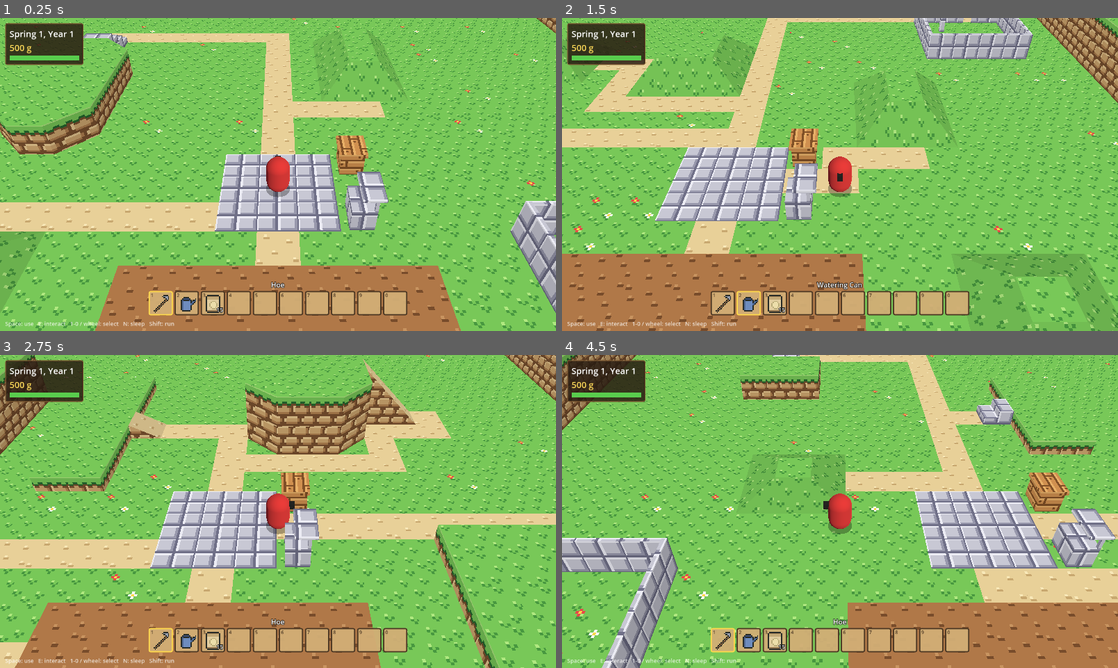
Above: before the commit, frames 1-4 (two rows, left to right).
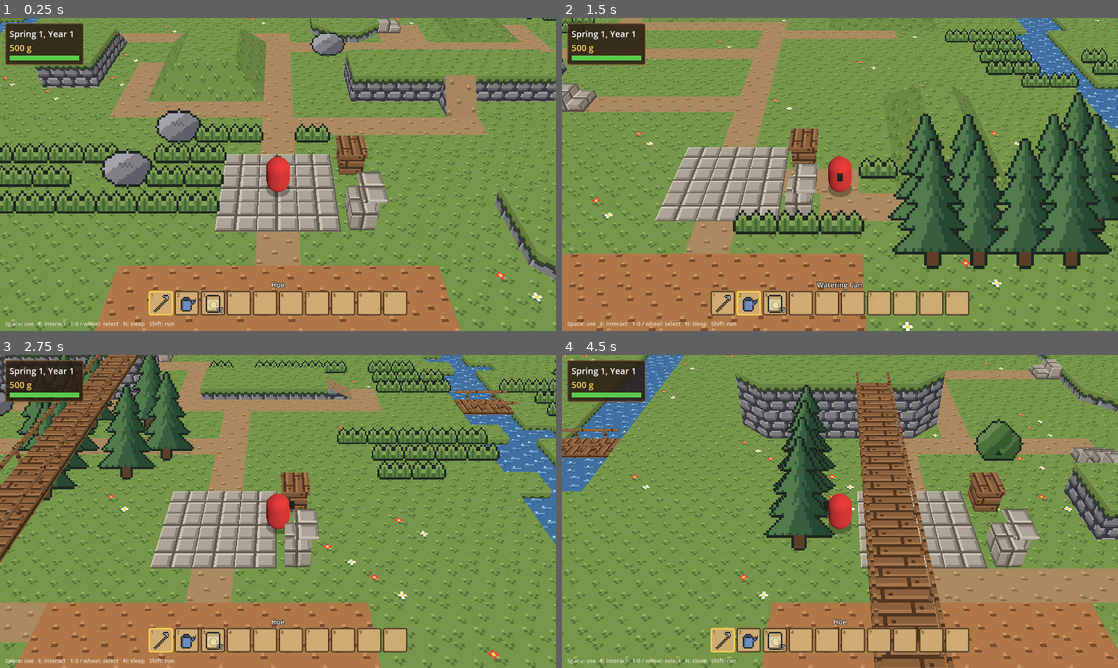
Above: after the commit, the same moments.

Repository: grimechristopher/procedural-game
Game: Godot game, scene res://scenes/main.tscn
Two runs of this game, one before a commit and one after it. Both use one fixed random seed, a clock stepped at 60 frames per second and the inputs below.
Inputs (mouse positions are in pixels of both pictures, inside the frame that each line leads up to):
- Up to frame 1 (0.25 s): no input
- Up to frame 2 (1.5 s): tap Enter at 0.5 s; move the mouse to (962, 158) at 0.52 s; hold D (move_right) 0.53-1.28 s; hold R (regenerate) 0.53-1.28 s; click (962, 158) at 0.67 s; move the mouse to (728, 190) at 1.27 s; hold S (move_down) from 1.28 s (still down); tap Mouse wheel down (hotbar_next) at 1.35 s
- Up to frame 3 (2.75 s): tap R (regenerate) at 1.55, 2.3 s; move the mouse to (333, 442) at 2.02 s; release S (move_down) at 2.03 s; hold D (move_right) from 2.03 s (still down); hold Mouse wheel up (hotbar_prev) from 2.03 s (still down)
- Up to frame 4 (4.5 s): move the mouse to (812, 574) at 2.77 s; release D (move_right) at 2.78 s; release Mouse wheel up (hotbar_prev) at 2.78 s; hold W (move_up) 2.78-3.53 s; tap E (interact) at 2.85 s; click (812, 574) at 2.92 s; tap R (regenerate) at 3.05 s; move the mouse to (1006, 558) at 3.52 s; hold R (regenerate) 3.53-4.28 s; hold A (move_left) from 3.53 s (still down); move the mouse to (673, 464) at 4.27 s; tap Shift (run) at 4.35 s

The runs differ from the first frame. In frame 1, 84% of the frame differs, in the area x 0-100%, y 0-100%; in frame 2, 82%; in frame 3, 84%; in frame 4, 88%.

Commit message:
Concept art phase 1: muted palette, river and waterfall, forests, tall grass
- Palette moves toward the concept art: olive grass, grey rock cliffs,
  brown dirt paths, warmer paving and darker wood.
- A two-wide river runs north to south away from the farm, entering
  through a waterfall in the north wall, with two plank bridges. Water
  sits a quarter block down and scrolls via a world-space shader; the
  waterfall streaks fall.
- Props drawn as sprites leaned back to face the fixed camera: pine
  trees (forest clumps, mostly near the walls), boulders, bushes, and
  walk-through tall grass. Solid props are only kept if all previously
  reachable ground stays reachable.
- Map grows to 36x36 with 16 platforms to make room.
- tools/make_props.py draws props.png and water.png; documentation/ is
  hidden from Godot's importer.

Co-Authored-By: Claude Opus 5.5 <noreply@anthropic.com>
Claude-Session: https://claude.ai/code/session_01QBAyNdiLYtBbpQzeaWaTYf

Diff:
--- /dev/null
+++ b/assets/water.gdshader
@@ -0,0 +1,30 @@
+// Pixel-art water from assets/water.png (left half: surface, right half:
+// falling water), mapped in world space so it flows across cells: surfaces
+// drift south, vertical faces fall.
+shader_type spatial;
+render_mode unshaded;
+
+uniform sampler2D water : source_color, filter_nearest;
+
+varying vec3 world_pos;
+varying vec3 world_normal;
+
+void vertex() {
+	world_pos = (MODEL_MATRIX * vec4(VERTEX, 1.0)).xyz;
+	world_normal = normalize((MODEL_MATRIX * vec4(NORMAL, 0.0)).xyz);
+}
+
+void fragment() {
+	vec2 uv;
+	float shade = 1.0;
+	if (world_normal.y > 0.5) {
+		vec2 cell = fract(vec2(world_pos.x, world_pos.z - TIME * 0.4));
+		uv = vec2(cell.x * 0.5, cell.y);
+	} else {
+		float along = abs(world_normal.x) > 0.5 ? world_pos.z : world_pos.x;
+		vec2 cell = fract(vec2(along, -world_pos.y - TIME * 1.5));
+		uv = vec2(0.5 + cell.x * 0.5, cell.y);
+		shade = 0.9;
+	}
+	ALBEDO = texture(water, uv).rgb * shade;
+}
--- a/scripts/world.gd
+++ b/scripts/world.gd
@@ -42,7 +42,19 @@
 	# Farming: ground you can till, its tilled and watered states, and the
 	# solid objects you trade with.
 	FARMLAND, TILLED, TILLED_WET, SHIPPING_BIN, SHOP_STALL,
+	# Water sits a quarter block below the ground. A water bridge is a plank
+	# deck at ground level over water; a waterfall is a solid block of water.
+	WATER, WATER_BRIDGE, WATERFALL,
+	# Props: sprites leaned back to face the fixed camera. All solid except
+	# tall grass, which you walk through.
+	TREE, SNOW_TREE, BOULDER, BUSH, TALL_GRASS,
 }
+
+## Prop tiles, in the order of their sprites in assets/props.png.
+const PROP_SPRITES := [Tile.TREE, Tile.SNOW_TREE, Tile.BOULDER, Tile.BUSH, Tile.TALL_GRASS]
+const PROP_SPRITE_SIZE := Vector2i(32, 48)
+## Props lean back by the camera's pitch so they face it square on.
+const PROP_LEAN_DEGREES := 40.0
 
 ## Gameplay tags per tile. Systems like farming ask what a cell is tagged
 ## with (cell_tags / has_tag) rather than checking for particular tiles.
@@ -52,6 +64,9 @@
 	Tile.TILLED_WET: [&"tilled", &"watered"],
 	Tile.SHIPPING_BIN: [&"shipping_bin"],
 	Tile.SHOP_STALL: [&"shop"],
+	Tile.WATER: [&"water"],
+	Tile.WATERFALL: [&"water"],
+	Tile.TALL_GRASS: [&"tall_grass"],
 }
 
 ## Tiles in assets/tileset.png (see tools/make_tileset.py), left to right,
@@ -62,6 +77,9 @@
 
 const TILESET := preload("res://assets/tileset.png")
 const BLOCK_SHADER := preload("res://assets/block.gdshader")
+const WATER_SHADER := preload("res://assets/water.gdshader")
+const WATER_TEXTURE := preload("res://assets/water.png")
+const PROPS_TEXTURE := preload("res://assets/props.png")
 
 const GROUND_LAYER := -1
 const TOP_LAYER := 3
@@ -71,9 +89,9 @@
 const EPS := 0.001
 const NO_MOVE := -999
 
-@export var map_size := Vector2i(28, 28)
-@export var platform_count := 10
-@export var bridge_count := 3
+@export var map_size := Vector2i(36, 36)
+@export var platform_count := 16
+@export var bridge_count := 4
 @export var map_seed := 1
 
 var spawn_cell := Vector2i.ZERO
@@ -109,6 +127,7 @@
 	var towers: Array[Rect2i] = []
 	var approaches: Array[Vector2i] = []
 	_place_farm(reserved, approaches)
+	_place_river(rng, reserved)
 	var placed := 0
 	for attempt in platform_count * 10:
 		if placed >= platform_count:
@@ -124,6 +143,7 @@
 	for x in range(spawn_cell.x - 1, spawn_cell.x + 2):
 		for z in range(spawn_cell.y - 1, spawn_cell.y + 2):
 			set_cell_item(Vector3i(x, GROUND_LAYER, z), Tile.PLAZA)
+	_place_scenery(rng, reserved)
 	_bury_covered_blocks()
 
 
@@ -141,6 +161,110 @@
 	set_slope(spawn_cell + Vector2i(2, -1), 0, Tile.SHIPPING_BIN, Vector2i.LEFT)
 	set_slope(spawn_cell + Vector2i(2, 1), 0, Tile.SHOP_STALL, Vector2i.LEFT)
 	approaches.append(Vector2i(spawn_cell.x, field.position.y - 1))
+
+
+## Runs a two-wide river down the map, north to south, well clear of the
+## farm: in through a waterfall in the north wall, out through the south
+## wall, with two plank bridges across it.
+func _place_river(rng: RandomNumberGenerator, reserved: Dictionary) -> void:
+	var lo := 3 if rng.randf() < 0.5 else map_size.x - 9
+	var hi := lo + 4
+	var x := rng.randi_range(lo, hi)
+	var rows: Array[int] = []
+	for z in map_size.y:
+		if z > 1 and z < map_size.y - 2 and rng.randf() < 0.35:
+			x = clampi(x + (1 if rng.randf() < 0.5 else -1), lo, hi)
+		rows.append(x)
+		for dx in 2:
+			var cell := Vector2i(x + dx, z)
+			set_ground(cell, Tile.WATER)
+			var top := Tile.WATERFALL if z == 0 else INVALID_CELL_ITEM
+			set_cell_item(Vector3i(cell.x, 0, z), top)
+			set_cell_item(Vector3i(cell.x, 1, z), top)
+			for nx in range(cell.x - 1, cell.x + 2):
+				for nz in range(z - 1, z + 2):
+					reserved[Vector2i(nx, nz)] = true
+
+	var first := rng.randi_range(4, map_size.y / 2 - 3)
+	for z in [first, rng.randi_range(first + 7, map_size.y - 5)]:
+		for dx in 2:
+			set_slope(Vector2i(rows[z] + dx, z), GROUND_LAYER, Tile.WATER_BRIDGE, Vector2i.RIGHT)
+
+
+## Scatters forest clumps (mostly near the walls), boulders, bushes and
+## patches of tall grass over open grass. Anything solid is only kept if
+## every bit of ground that was reachable before still is.
+func _place_scenery(rng: RandomNumberGenerator, reserved: Dictionary) -> void:
+	var reach := _ground_reachable()
+	var groups := []
+	for i in 14:
+		var near_wall := rng.randf() < 0.6
+		var center := Vector2i(rng.randi_range(1, map_size.x - 2), rng.randi_range(1, map_size.y - 2))
+		if near_wall:
+			var side := rng.randi() % 4
+			var depth := rng.randi_range(1, 3)
+			center = [Vector2i(depth, center.y), Vector2i(map_size.x - 1 - depth, center.y),
+				Vector2i(center.x, depth), Vector2i(center.x, map_size.y - 1 - depth)][side]
+		groups.append([center, 2, 0.6, Tile.TREE])
+	for i in 8:
+		var center := Vector2i(rng.randi_range(2, map_size.x - 3), rng.randi_range(2, map_size.y - 3))
+		groups.append([center, 0, 1.0, Tile.BOULDER if rng.randf() < 0.5 else Tile.BUSH])
+
+	for group in groups:
+		var placed: Array[Vector2i] = []
+		var center: Vector2i = group[0]
+		var radius: int = group[1]
+		for x in range(center.x - radius, center.x + radius + 1):
+			for z in range(center.y - radius, center.y + radius + 1):
+				var cell := Vector2i(x, z)
+				if _is_open_grass(cell, reserved) and rng.randf() < group[2]:
+					set_cell_item(Vector3i(x, 0, z), group[3])
+					placed.append(cell)
+		if placed.is_empty():
+			continue
+		var after := _ground_reachable()
+		var lost := 0
+		for cell in placed:
+			if reach.has(cell):
+				lost += 1
+		if after.size() == reach.size() - lost:
+			reach = after
+		else:
+			for cell in placed:
+				set_cell_item(Vector3i(cell.x, 0, cell.y), INVALID_CELL_ITEM)
+
+	for i in 7:
+		var center := Vector2i(rng.randi_range(2, map_size.x - 3), rng.randi_range(2, map_size.y - 3))
+		for x in range(center.x - 2, center.x + 3):
+			for z in range(center.y - 1, center.y + 2):
+				if _is_open_grass(Vector2i(x, z), {}) and rng.randf() < 0.75:
+					set_cell_item(Vector3i(x, 0, z), Tile.TALL_GRASS)
+
+
+## Grass with nothing on it, away from the walls and anything reserved.
+func _is_open_grass(cell: Vector2i, reserved: Dictionary) -> bool:
+	if cell.x < 1 or cell.y < 1 or cell.x >= map_size.x - 1 or cell.y >= map_size.y - 1 or reserved.has(cell):
+		return false
+	var ground := ground_tile(cell)
+	if ground != Tile.GROUND and ground != Tile.FLOWERS:
+		return false
+	for layer in range(0, TOP_LAYER + 1):
+		if get_cell_item(Vector3i(cell.x, layer, cell.y)) != INVALID_CELL_ITEM:
+			return false
+	return true
+
+
+## Ground cells reachable from spawn by walking at ground level.
+func _ground_reachable() -> Dictionary:
+	var seen := { spawn_cell: true }
+	var frontier: Array[Vector2i] = [spawn_cell]
+	while not frontier.is_empty():
+		var c: Vector2i = frontier.pop_back()
+		for d in [Vector2i.UP, Vector2i.DOWN, Vector2i.LEFT, Vector2i.RIGHT]:
+			if not seen.has(c + d) and find_move(c, GROUND_LAYER, d) == GROUND_LAYER:
+				seen[c + d] = true
+				frontier.append(c + d)
+	return seen
 
 
 ## Sets the ground-layer tile of a cell.
@@ -518,12 +642,13 @@
 	var pos := Vector3i(cell.x, layer, cell.y)
 	var item := get_cell_item(pos)
 	if item == INVALID_CELL_ITEM or _is_wedge(item) or _is_corner_slope(item) or _is_thin(item) \
-			or item == Tile.SHIPPING_BIN or item == Tile.SHOP_STALL:
+			or item == Tile.SHIPPING_BIN or item == Tile.SHOP_STALL or _is_solid_scenery(item) \
+			or item == Tile.TALL_GRASS:
 		return {}
 	var top := _span(item, layer).y
 	for above in range(layer + 1, TOP_LAYER + 1):
 		var other := get_cell_item(Vector3i(cell.x, above, cell.y))
-		if other == INVALID_CELL_ITEM or _is_thin(other):
+		if other == INVALID_CELL_ITEM or _is_thin(other) or other == Tile.TALL_GRASS:
 			continue
 		if _span(other, above).x < top + HEADROOM - EPS:
 			return {}
@@ -673,6 +798,10 @@
 	return tile == Tile.DIAG_RAMP or tile == Tile.HALF_DIAG_RAMP
 
 
+static func _is_solid_scenery(tile: int) -> bool:
+	return tile in [Tile.WATER, Tile.WATERFALL, Tile.TREE, Tile.SNOW_TREE, Tile.BOULDER, Tile.BUSH]
+
+
 static func _is_thin(tile: int) -> bool:
 	return tile in [Tile.WALL, Tile.WALL_CORNER, Tile.DOORWAY, Tile.FENCE, Tile.FENCE_CORNER, Tile.PILLAR]
 
@@ -684,7 +813,8 @@
 				Tile.HALF_CORNER_OUTER, Tile.HALF_CORNER_INNER, Tile.HALF_DIAG_RAMP, \
 				Tile.FENCE, Tile.FENCE_CORNER:
 			return Vector2(layer, layer + 0.5)
-		Tile.BRIDGE: return Vector2(layer + 1.0 - BRIDGE_THICKNESS, layer + 1.0)
+		Tile.BRIDGE, Tile.WATER_BRIDGE: return Vector2(layer + 1.0 - BRIDGE_THICKNESS, layer + 1.0)
+		Tile.WATER: return Vector2(layer, layer + 0.75)
 	return Vector2(layer, layer + 1.0)
 
 
@@ -763,10 +893,35 @@
 		lib.create_item(item[0])
 		lib.set_item_name(item[0], item[1])
 		lib.set_item_mesh(item[0], _build_mesh(item[2], item[3], mat))
+
+	var water_mat := ShaderMaterial.new()
+	water_mat.shader = WATER_SHADER
+	water_mat.set_shader_parameter("water", WATER_TEXTURE)
+	var water_box := _box_faces(Vector3(-0.5, 0, -0.5), Vector3(0.5, 0.75, 0.5))
+	for item in [[Tile.WATER, "Water", water_box], [Tile.WATERFALL, "Waterfall", full_box]]:
+		lib.create_item(item[0])
+		lib.set_item_name(item[0], item[1])
+		lib.set_item_mesh(item[0], _build_mesh(item[2], wood, water_mat))
+	lib.create_item(Tile.WATER_BRIDGE)
+	lib.set_item_name(Tile.WATER_BRIDGE, "WaterBridge")
+	lib.set_item_mesh(Tile.WATER_BRIDGE, _build_mesh(_bridge_faces(), wood, mat, _build_mesh(water_box, wood, water_mat)))
+
+	var props_mat := StandardMaterial3D.new()
+	props_mat.albedo_texture = PROPS_TEXTURE
+	props_mat.texture_filter = BaseMaterial3D.TEXTURE_FILTER_NEAREST
+	props_mat.shading_mode = BaseMaterial3D.SHADING_MODE_UNSHADED
+	props_mat.transparency = BaseMaterial3D.TRANSPARENCY_ALPHA_SCISSOR
+	props_mat.cull_mode = BaseMaterial3D.CULL_DISABLED
+	for i in PROP_SPRITES.size():
+		var tile: int = PROP_SPRITES[i]
+		lib.create_item(tile)
+		lib.set_item_name(tile, Tile.keys()[tile].capitalize())
+		lib.set_item_mesh(tile, _prop_mesh(i, props_mat))
 	return lib
 
 
-func _build_mesh(faces: Array, skin: Dictionary, mat: Material) -> ArrayMesh:
+## Builds a mesh from faces, or adds them as another surface of into.
+func _build_mesh(faces: Array, skin: Dictionary, mat: Material, into: ArrayMesh = null) -> ArrayMesh:
 	var top_y := 0.0
 	for face in faces:
 		for p in face[0]:
@@ -791,6 +946,27 @@
 				st.set_uv(_atlas_uv(tex, _face_uv(v, n, top_y)))
 				st.add_vertex(v)
 	st.set_material(mat)
+	return st.commit(into)
+
+
+## A prop sprite as a quad standing on the cell's centre, leaned back to
+## face the camera, sized so one texel matches the tileset's.
+static func _prop_mesh(index: int, mat: Material) -> ArrayMesh:
+	var size := Vector2(PROP_SPRITE_SIZE) / 16.0
+	var lean := deg_to_rad(PROP_LEAN_DEGREES)
+	var up := Vector3(0, cos(lean), -sin(lean)) * size.y
+	var u0 := float(index) / PROP_SPRITES.size()
+	var u1 := float(index + 1) / PROP_SPRITES.size()
+	var bl := Vector3(-size.x / 2, 0, 0)
+	var br := Vector3(size.x / 2, 0, 0)
+	var st := SurfaceTool.new()
+	st.begin(Mesh.PRIMITIVE_TRIANGLES)
+	for v in [[bl, Vector2(u0, 1)], [bl + up, Vector2(u0, 0)], [br + up, Vector2(u1, 0)],
+			[bl, Vector2(u0, 1)], [br + up, Vector2(u1, 0)], [br, Vector2(u1, 1)]]:
+		st.set_normal(Vector3(0, sin(lean), cos(lean)))
+		st.set_uv(v[1])
+		st.add_vertex(v[0])
+	st.set_material(mat)
 	return st.commit()
 
 
Binary file added: assets/props.png
Not shown, added: assets/props.png.import
Binary file changed: assets/tileset.png
Binary file added: assets/water.png
Not shown, added: assets/water.png.import
Not shown, added: documentation/.gdignore
Not shown, added: tools/make_props.py
Not shown, changed: tools/make_tileset.py
